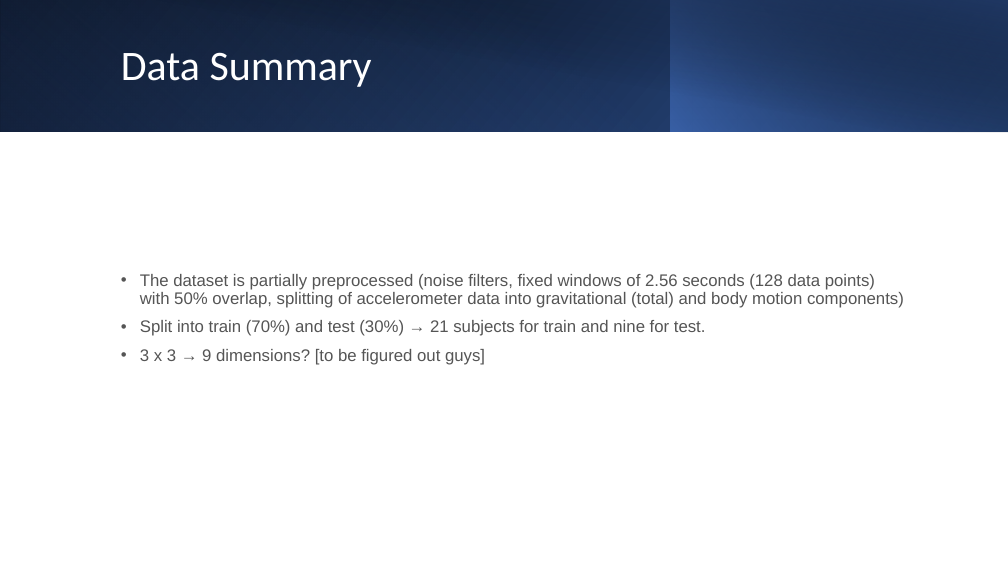
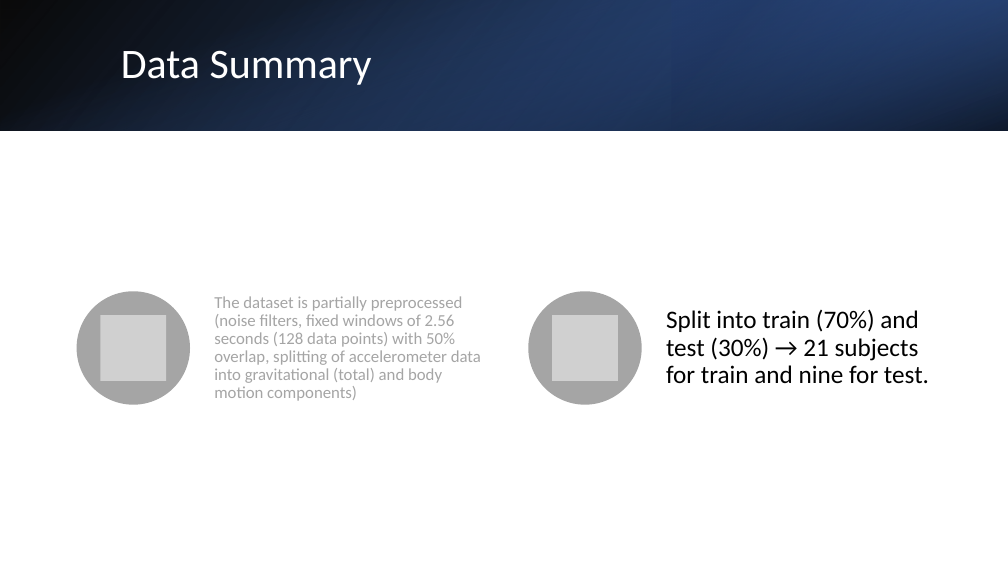
Before and after one commit to Entspannter/CrispCerebella, a slide deck: slide 3 of Presentations/Meeting 24_07_2021 Presentation.pptx. Drawn at 1008x567 pixels with LibreOffice and Linux fonts; fonts in the diff are those of the drawing; grey boxes stand for pictures. Boxes give left, top, right and bottom in pixels: in the first picture for what was removed or moved away, otherwise in the second. Text is boxed around its words. In the diff, an @@ line names an element or a change of style, - is before the commit and + after.

```diff
--- a/Presentations/Meeting 24_07_2021 Presentation.pptx
+++ b/Presentations/Meeting 24_07_2021 Presentation.pptx
@@ rectangle at (x1=0, y1=0, x2=1008, y2=130): fill gradient #000000 to #2F5597 to gradient #4472C4 to #000000; mirrored; rotation 0 to 90 degrees @@
@@ rectangle resized from (x1=38, y1=0, x2=1008, y2=132) to (x1=0, y1=0, x2=1008, y2=130) @@
@@ rectangle at (x1=0, y1=0, x2=1008, y2=130): fill gradient #000000 to #203864 to gradient #000000 to #2F5597; mirrored @@
@@ rectangle removed at (x1=0, y1=0, x2=671, y2=132) @@
@@ rectangle at (x1=672, y1=0, x2=1008, y2=130): fill gradient #4472C4 to #000000 to gradient #203864 to #4472C4; rotation 0 to 180 degrees @@
@@ text removed at (x1=140, y1=274, x2=904, y2=365) @@
-• The dataset is partially preprocessed (noise filters, fixed windows of 2.56 seconds (128 data points) with 50% overlap, splitting of accelerometer data into gravitational (total) and body motion components)
-• Split into train (70%) and test (30%) → 21 subjects for train and nine for test.
-• 3 x 3 → 9 dimensions? [to be figured out guys]
@@ group added at (x1=76, y1=291, x2=929, y2=405): 2 ellipses, 2 pictures, 2 texts @@
+The dataset is partially preprocessed (noise filters, fixed windows of 2.56 seconds (128 data points) with 50% overlap, splitting of accelerometer data into gravitational (total) and body motion components)
+Split into train (70%) and test (30%) → 21 subjects for train and nine for test.
```
Also in this commit, not shown: 3 other slides changed, 1 slide added.
